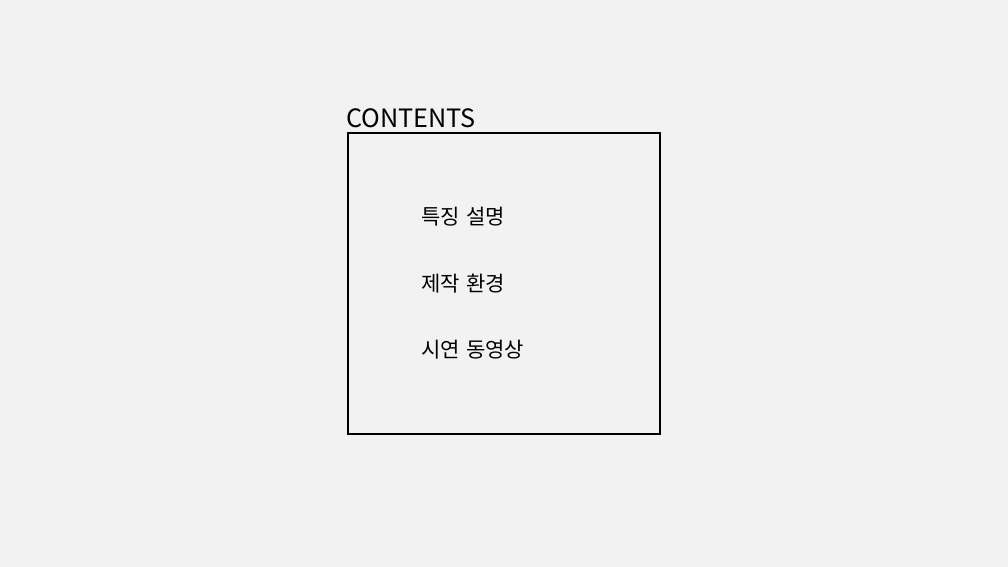
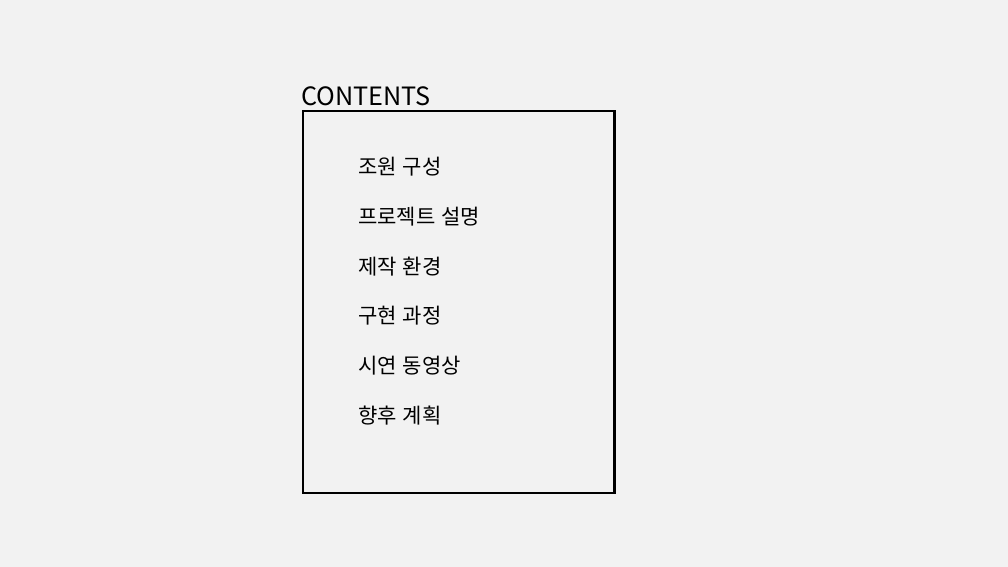
Before and after one commit to elien940318/capstone_POS_csharp, a slide deck: slide 2 of 21324104_2학기캡스톤.pptx. Drawn at 1008x567 pixels with LibreOffice and Linux fonts; fonts in the diff are those of the drawing. Boxes give left, top, right and bottom in pixels: in the first picture for what was removed or moved away, otherwise in the second. Text is boxed around its words. In the diff, an @@ line names an element or a change of style, - is before the commit and + after.

```diff
--- a/21324104_2학기캡스톤.pptx
+++ b/21324104_2학기캡스톤.pptx
@@ text "CONTENTS": place and size @@
-text "CONTENTS" at box(346, 108, 475, 134)
+text "CONTENTS" at box(301, 86, 430, 112)
@@ rectangle: place and size @@
-rectangle at box(348, 133, 659, 434)
+rectangle at box(302, 111, 614, 494)
@@ text added at box(358, 156, 442, 176), 20 pt, text #000000 @@
+조원 구성
@@ text at box(358, 206, 481, 226): text changed @@
-특징 설명
+프로젝트 설명
@@ text "제작 환경": place and size @@
-text "제작 환경" at box(422, 273, 505, 293)
+text "제작 환경" at box(358, 256, 442, 276)
@@ text added at box(358, 305, 442, 325), 20 pt, text #000000 @@
+구현 과정
@@ text "시연 동영상": place and size @@
-text "시연 동영상" at box(422, 339, 524, 359)
+text "시연 동영상" at box(358, 355, 461, 375)
@@ text added at box(358, 405, 442, 425), 20 pt, text #000000 @@
+향후 계획
```
Also in this commit, not shown: 1 other slide changed, 10 slides added, 2 slides removed, 12 other files.
